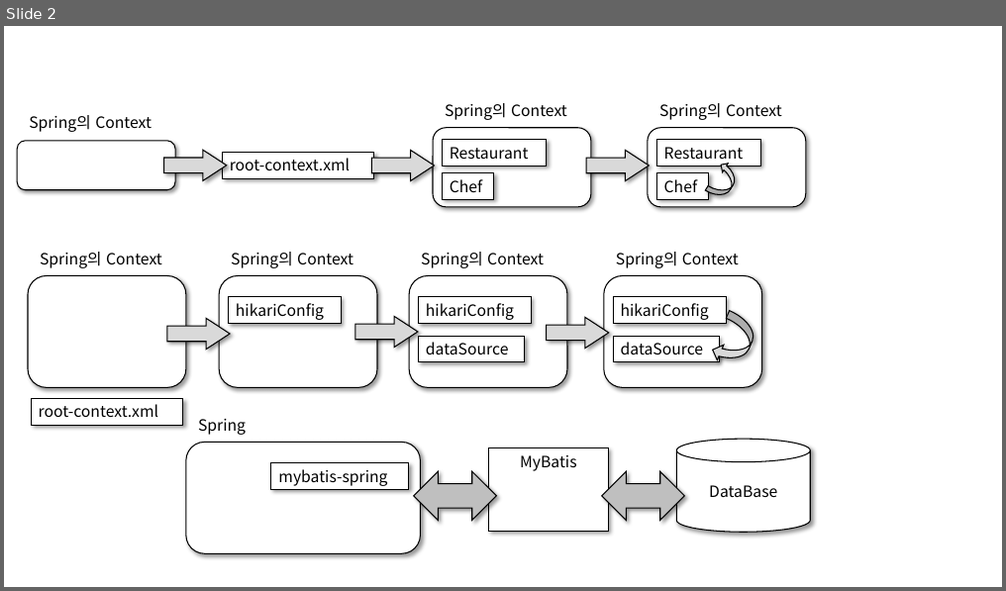
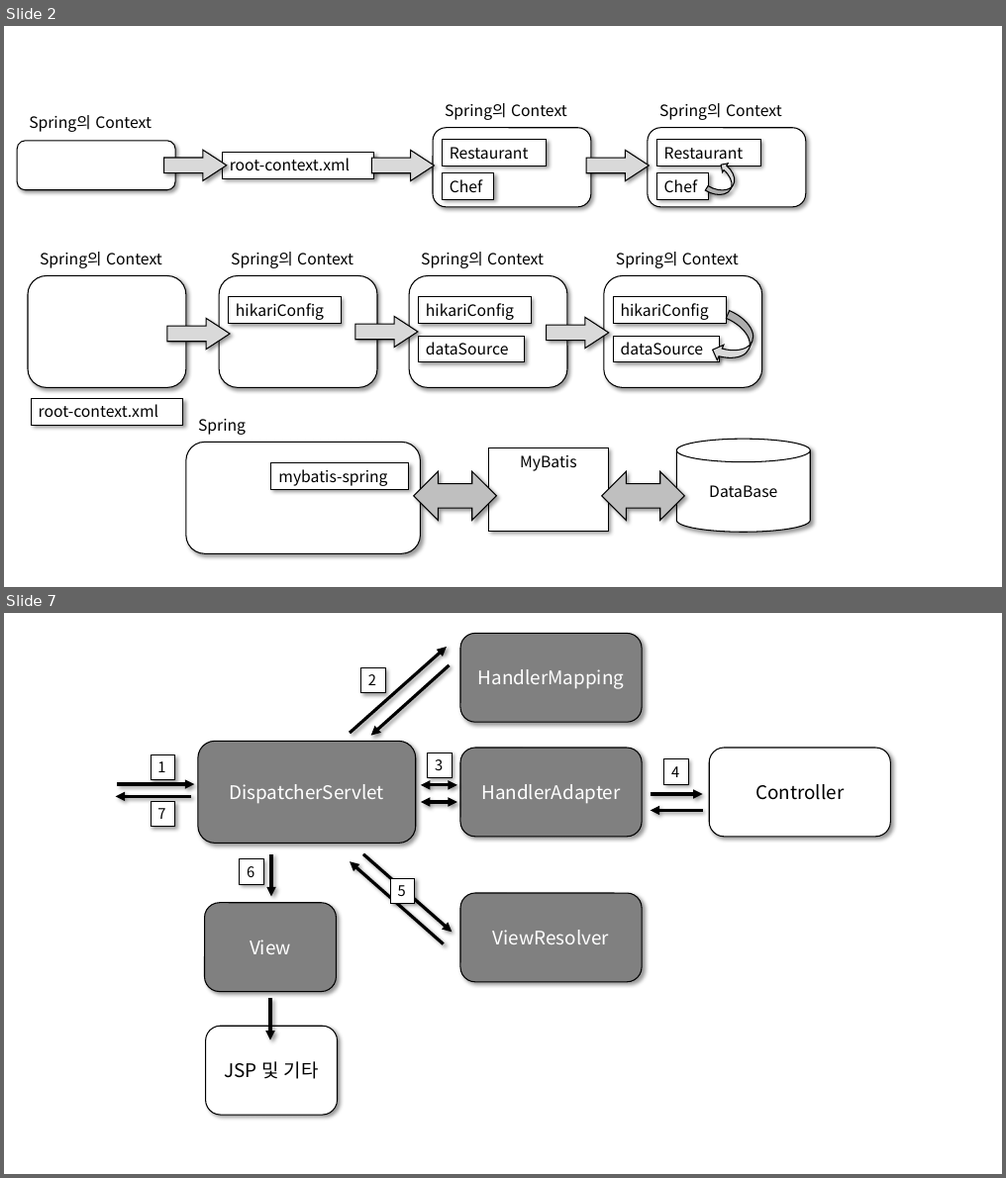
Before and after one commit to yoon1fe/TIL, a slide deck: Spring/pics.pptx. Shown one above the other, each under a label of ours: slide 2 before the commit, slides 2 and 7 after it; the slides between them are not shown. The pictures are 1006x591 and 1006x1178 pixels, drawn with LibreOffice and Linux fonts; fonts in the diff are those of the drawing. Boxes give left, top, right and bottom in pixels: in the first picture for what was removed or moved away, otherwise in the second. Text is boxed around its words. In the diff, an @@ line names an element or a change of style, - is before the commit and + after.

```diff
--- a/Spring/pics.pptx
+++ b/Spring/pics.pptx
@@ slide 7 added at (4,613,1002,1174), background #FFFFFF @@
@@ rounded rectangle added at (460,633,642,722), fill #808080, outline #000000 1 pt, 18 pt, text #FFFFFF @@
+HandlerMapping
@@ arrow added from (350, 733) to (447, 647), #000000 3 pt @@
@@ rectangle added at (361,667,386,693), fill #FFFFFF, outline #000000 0.75 pt, 14 pt, text #000000 @@
+2
@@ arrow added from (450, 665) to (371, 736), #000000 3 pt @@
@@ rectangle added at (151,756,175,780), fill #FFFFFF, outline #000000 0.75 pt, 14 pt, text #000000 @@
+1
@@ rounded rectangle added at (198,741,416,843), fill #808080, outline #000000 1 pt, 18 pt, text #FFFFFF @@
+DispatcherServlet
@@ rectangle added at (428,753,452,778), fill #FFFFFF, outline #000000 0.75 pt, 14 pt, text #000000 @@
+3
@@ rounded rectangle added at (460,748,642,837), fill #808080, outline #000000 1 pt, 18 pt, text #FFFFFF @@
+HandlerAdapter
@@ rectangle added at (664,759,689,784), fill #FFFFFF, outline #000000 0.75 pt, 14 pt, text #000000 @@
+4
@@ rounded rectangle added at (709,748,890,837), fill #FFFFFF, outline #000000 1 pt, 18 pt, text #000000 @@
+Controller
@@ arrow added from (117, 784) to (194, 784), #000000 3 pt @@
@@ double arrow added from (421, 785) to (457, 785), #000000 3 pt @@
@@ arrow added from (191, 796) to (116, 796), #000000 3 pt @@
@@ rectangle added at (151,802,175,827), fill #FFFFFF, outline #000000 0.75 pt, 14 pt, text #000000 @@
+7
@@ double arrow added from (421, 802) to (457, 802), #000000 3 pt @@
@@ arrow added from (703, 811) to (650, 811), #000000 3 pt @@
@@ arrow added from (650, 794) to (703, 794), #000000 3 pt @@
@@ rectangle added at (239,860,263,884), fill #FFFFFF, outline #000000 0.75 pt, 14 pt, text #000000 @@
+6
@@ arrow added from (271, 854) to (271, 897), #000000 3 pt @@
@@ arrow added from (444, 945) to (350, 861), #000000 3 pt @@
@@ arrow added from (363, 854) to (451, 932), #000000 3 pt @@
@@ rectangle added at (390,878,415,904), fill #FFFFFF, outline #000000 0.75 pt, 14 pt, text #000000 @@
+5
@@ rounded rectangle added at (205,903,337,992), fill #808080, outline #000000 1 pt, 18 pt, text #FFFFFF @@
+View
@@ rounded rectangle added at (460,893,642,982), fill #808080, outline #000000 1 pt, 18 pt, text #FFFFFF @@
+ViewResolver
@@ arrow added from (270, 998) to (270, 1041), #000000 3 pt @@
@@ rounded rectangle added at (205,1026,338,1115), fill #FFFFFF, outline #000000 1 pt, 18 pt, text #000000 @@
+JSP 및 기타
```
Also in this commit, not shown: 4 other slides added, 1 other file.
